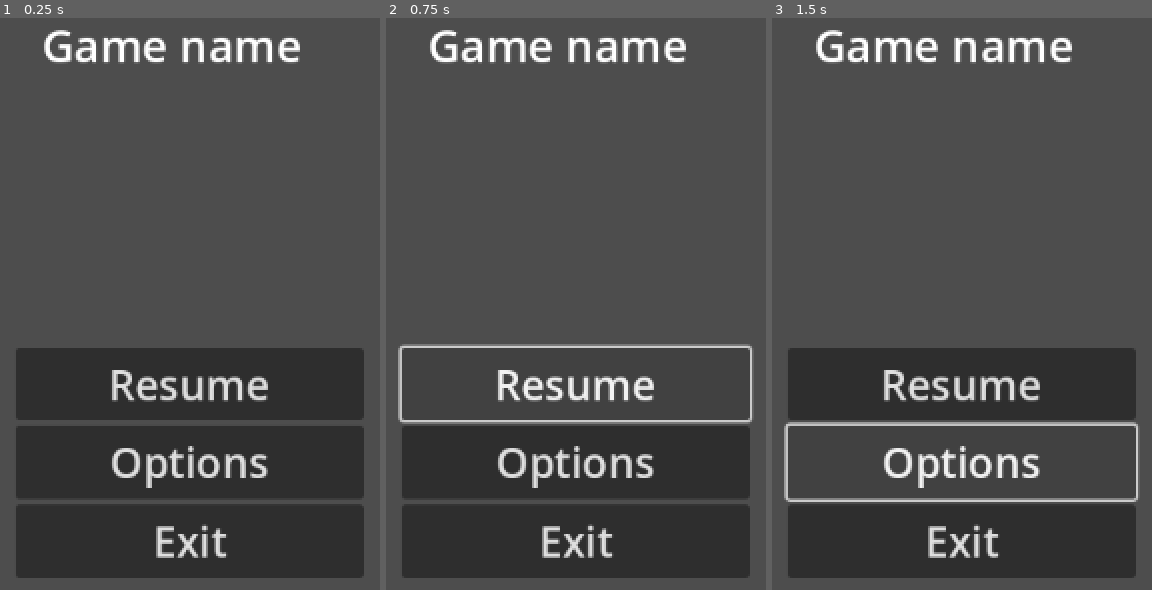
Above: before the commit, frames 1-3 (left to right).
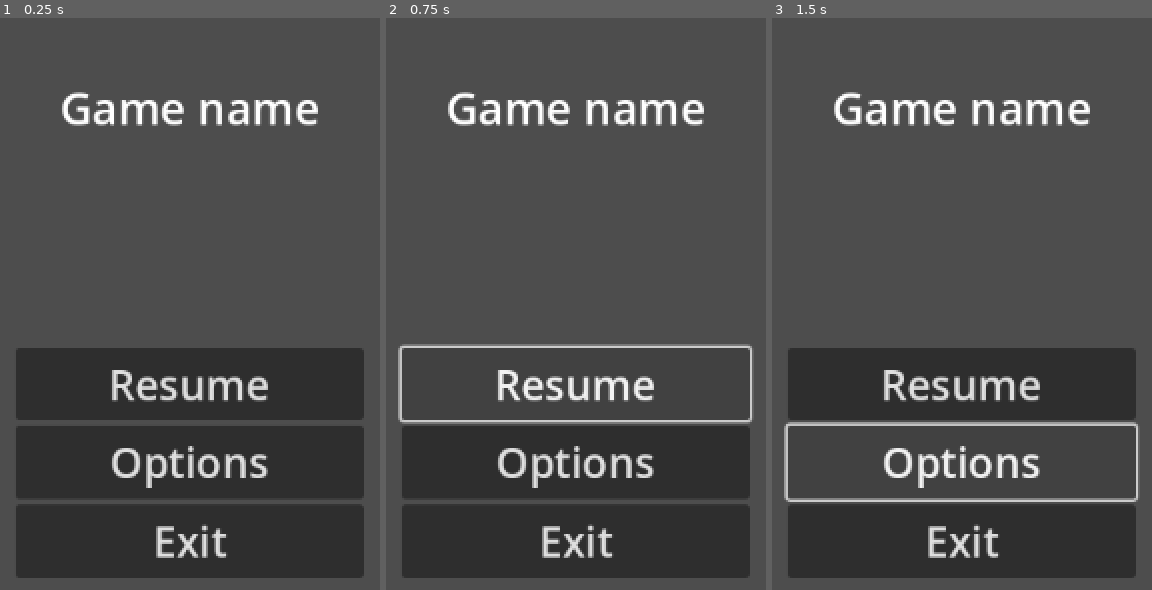
Above: after the commit, the same moments.

Repository: 6thAce/NorthernLights
Game: Godot game, scene res://scenes/pause_screen.tscn
Same seed, same stepped clock (60 frames per second), same inputs: the game is played once before the commit and once after it. This scene is started directly instead of the project's main scene.
Inputs:
- Up to frame 1 (0.25 s): no input
- Up to frame 2 (0.75 s): click "Resume" at 0.5 s
- Up to frame 3 (1.5 s): click "Options" at 1.25 s

The runs differ from the first frame. In frame 1, 3.4% of the frame differs, in the area x 11-84%, y 2-19%; in frame 2, 3.4%; in frame 3, 3.4%.

Commit message:
Update pause_screen.tscn

Diff:
--- a/scenes/pause_screen.tscn
+++ b/scenes/pause_screen.tscn
@@ -10,15 +10,19 @@
 
 [node name="Label" type="Label" parent="."]
 layout_mode = 1
-anchors_preset = 5
-anchor_left = 0.5
-anchor_right = 0.5
-offset_left = -106.0
-offset_right = 106.0
-offset_bottom = 122.0
+anchors_preset = -1
+anchor_left = 0.409
+anchor_right = 0.58100003
+anchor_bottom = 0.21100001
+offset_left = 11.832001
+offset_top = 45.0
+offset_right = 0.6879883
+offset_bottom = -46.728012
 grow_horizontal = 2
 theme_override_font_sizes/font_size = 32
 text = "Game name"
+horizontal_alignment = 1
+vertical_alignment = 1
 
 [node name="VBoxContainer" type="VBoxContainer" parent="."]
 layout_mode = 1
